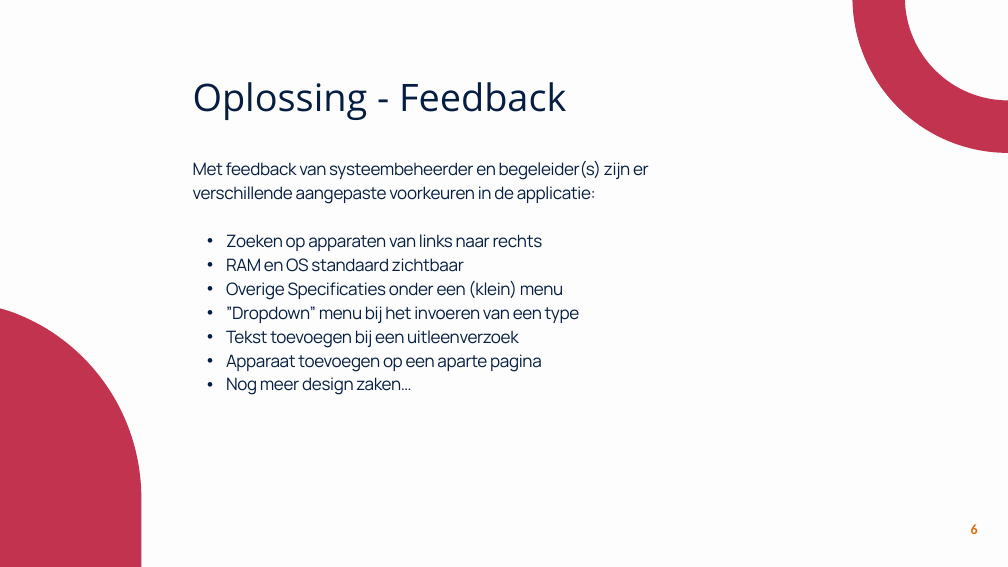
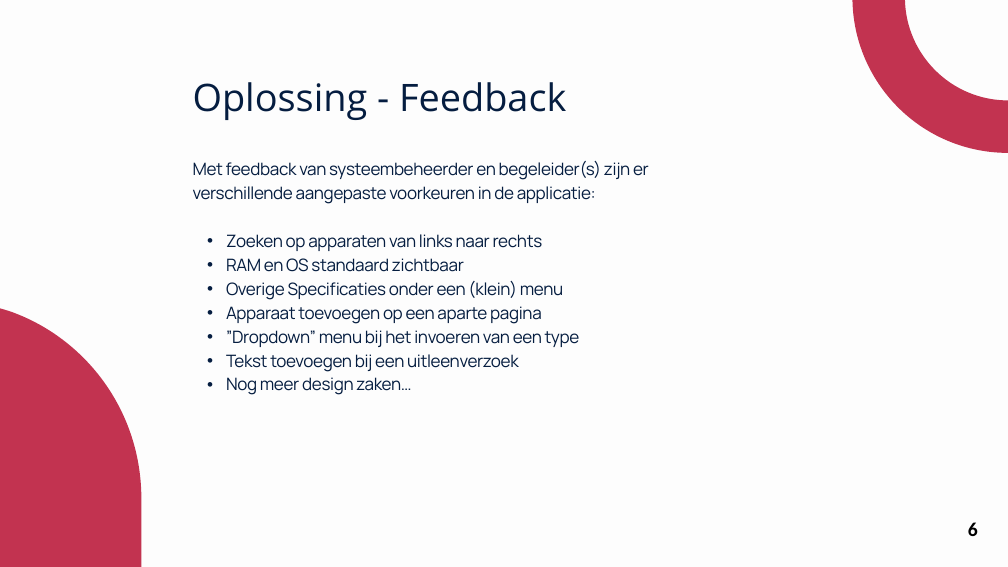
Before and after one commit to MarkStreek/QuintorCatalogBackEnd, a slide deck: slide 6 of docs/presentatie.pptx. Drawn at 1008x567 pixels with LibreOffice and Linux fonts; fonts in the diff are those of the drawing. Boxes give left, top, right and bottom in pixels: in the first picture for what was removed or moved away, otherwise in the second. Text is boxed around its words. In the diff, an @@ line names an element or a change of style, - is before the commit and + after.

```diff
--- a/docs/presentatie.pptx
+++ b/docs/presentatie.pptx
@@ text at (x1=226, y1=306, x2=542, y2=324): paragraph added @@
+  • Apparaat toevoegen op een aparte pagina
@@ text at (x1=226, y1=354, x2=542, y2=372): paragraph removed @@
-  • Apparaat toevoegen op een aparte pagina
@@ page number at (x1=968, y1=522, x2=978, y2=536): size 20 to 28 pt, text colour #E46C0A to #000000 @@
```
Also in this commit, not shown: 6 other slides changed, 6 other files.
